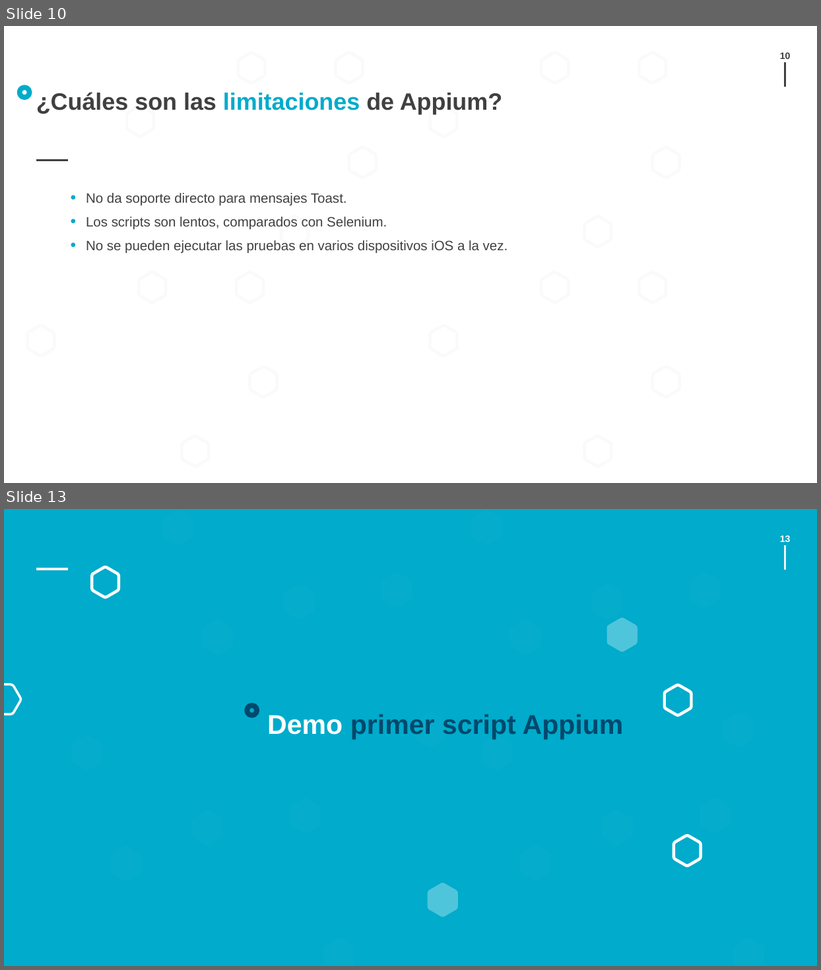
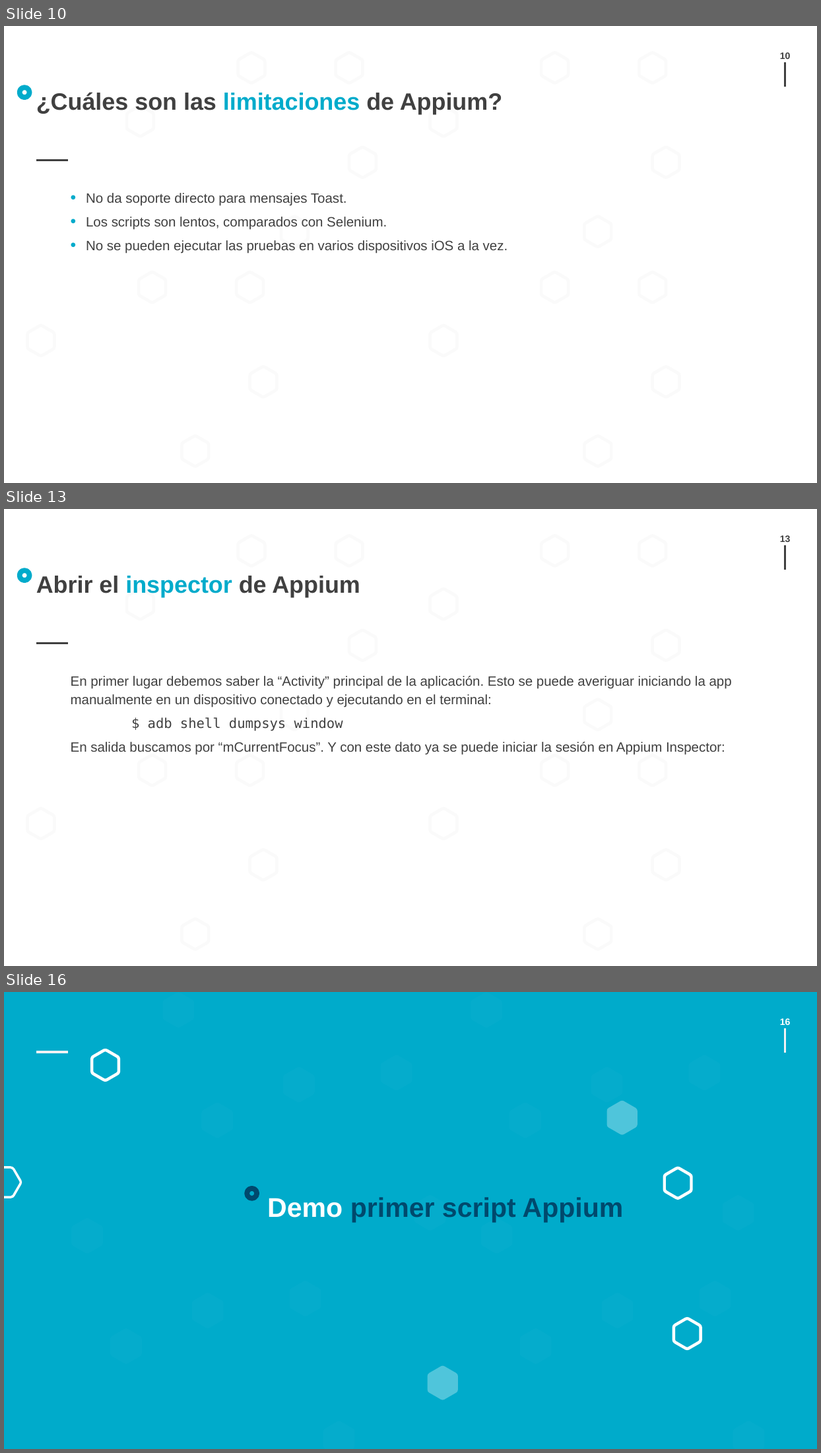
Before and after one commit to manzanero/appium-exposition-es, a slide deck: 2022-03-10__Appium__Alejandro_Manzanero.pptx. Shown one above the other, each under a label of ours: slides 10 and 13 before the commit, slides 10, 13 and 16 after it; the slides between them are not shown. The pictures are 821x970 and 821x1453 pixels, drawn with LibreOffice and Linux fonts; fonts in the diff are those of the drawing; background and template pictures are left out. Boxes give left, top, right and bottom in pixels: in the first picture for what was removed or moved away, otherwise in the second. Text is boxed around its words. In the diff, an @@ line names an element or a change of style, - is before the commit and + after.

```diff
--- a/2022-03-10__Appium__Alejandro_Manzanero.pptx
+++ b/2022-03-10__Appium__Alejandro_Manzanero.pptx
@@ slide 13 added at (4, 509, 817, 966), background #FFFFFF; not listed: 23 template elements that a slide beside it also shows @@
@@ page number added at (780, 535, 791, 542), 11 pt, text #404040, bold @@
+13
@@ title added at (36, 576, 360, 597), 28 pt, text #404040, bold @@
+Abrir el inspector de Appium
@@ text added at (71, 676, 732, 755), 16 pt, text #404040 @@
+En primer lugar debemos saber la “Activity” principal de la aplicación. Esto se puede averiguar iniciando la app manualmente en un dispositivo conectado y ejecutando en el terminal:
+$ adb shell dumpsys window
+En salida buscamos por “mCurrentFocus”. Y con este dato ya se puede iniciar la sesión en Appium Inspector:
@@ what was slide 13 is now slide 16 @@
@@ page number at (780, 1018, 791, 1025): text changed @@
-13
+16
```
Also in this commit, not shown: 5 slides changed, 5 other slides added, 1 other file.
